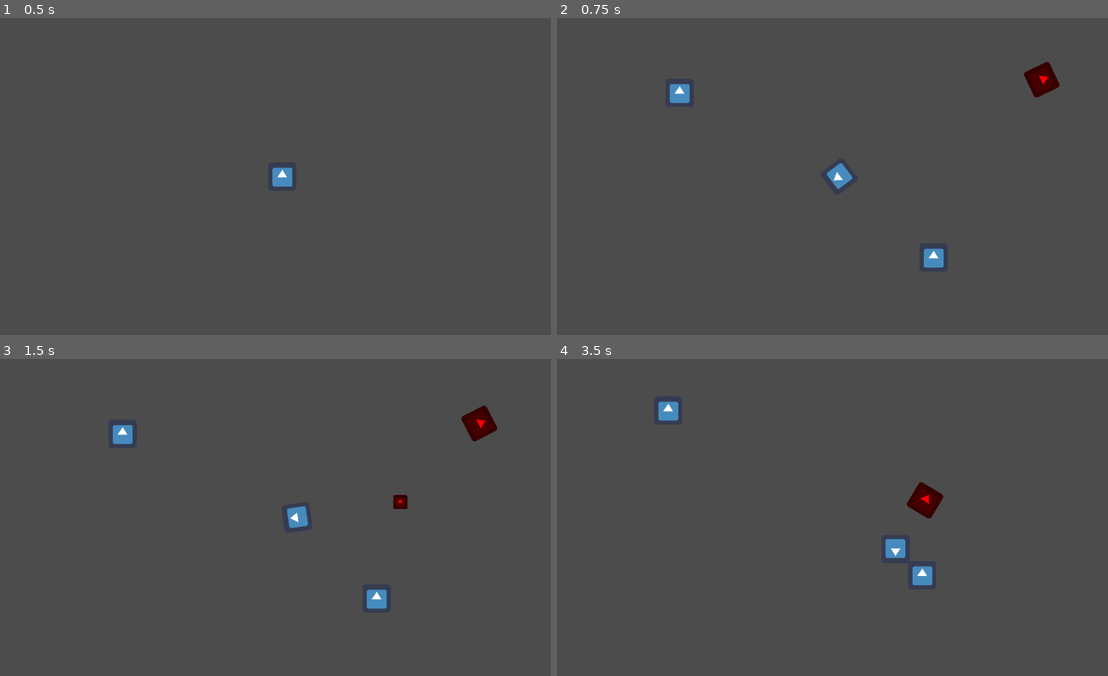
Above: before the commit, frames 1-4 (two rows, left to right).
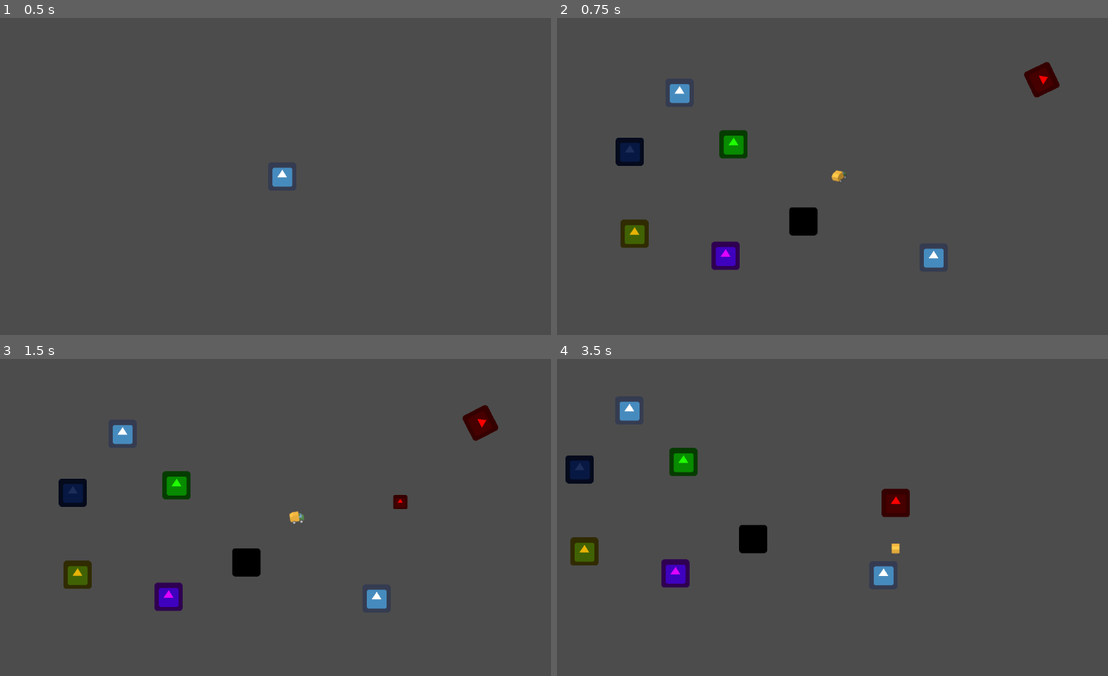
Above: after the commit, the same moments.

Repository: cypher31/mega_cat
Game: Godot game, scene res://scenes/main.tscn
Same seed, same stepped clock (60 frames per second), same inputs: the game is played once before the commit and once after it. The engine's default icon, where the game draws it, is replaced by a stand-in: a white triangle on a blue panel in a dark square.
Inputs (mouse positions are in pixels of both pictures, inside the frame that each line leads up to):
- Up to frame 1 (0.5 s): no input
- Up to frame 2 (0.75 s): click (838, 176) at 0.5 s
- Up to frame 3 (1.5 s): tap Enter at 1.25 s; move the mouse to (407, 501) at 1.27 s; press the mouse at (407, 501) at 1.28 s; hold Right (direction_right) from 1.28 s (still down)
- Up to frame 4 (3.5 s): move the mouse to (727, 533) at 2.02 s; release Right (direction_right) at 2.03 s; release the mouse at (727, 533) at 2.03 s; hold Down (direction_down) 2.03-2.78 s; click (727, 533) at 2.1 s; move the mouse to (893, 447) at 2.77 s; press the mouse at (893, 447) at 2.78 s; hold Right (direction_right) from 2.78 s (still down)

Frame 1 is identical in both runs. In frame 2, 2.5% of the frame differs, in the area x 10-54%, y 35-80%; in frame 3, 2.6%; in frame 4, 4.2%, in the area x 1-71%, y 13-72%.

Commit message:
Sprite rotation

Diff:
--- a/scenes/main_world.tscn
+++ b/scenes/main_world.tscn
@@ -1,23 +1,51 @@
-[gd_scene load_steps=4 format=2]
+[gd_scene load_steps=10 format=2]
 
-[ext_resource path="res://scenes/player.tscn" type="PackedScene" id=1]
-[ext_resource path="res://scenes/box_test.tscn" type="PackedScene" id=2]
-[ext_resource path="res://scenes/enemy_.tscn" type="PackedScene" id=3]
+[ext_resource path="res://scripts/main_world.gd" type="Script" id=1]
+[ext_resource path="res://scenes/player.tscn" type="PackedScene" id=2]
+[ext_resource path="res://scenes/box_test.tscn" type="PackedScene" id=3]
+[ext_resource path="res://scenes/enemy_.tscn" type="PackedScene" id=4]
+[ext_resource path="res://scenes/power_up_health.tscn" type="PackedScene" id=5]
+[ext_resource path="res://scenes/power_up_rapid_fire.tscn" type="PackedScene" id=6]
+[ext_resource path="res://scenes/power_up_repel_enemies.tscn" type="PackedScene" id=7]
+[ext_resource path="res://scenes/power_up_spawn_swarm.tscn" type="PackedScene" id=8]
+[ext_resource path="res://scenes/power_up_speed_boost.tscn" type="PackedScene" id=9]
 
 [node name="main_world" type="Node2D"]
 
-[node name="KinematicBody2D" parent="." index="0" instance=ExtResource( 1 )]
+script = ExtResource( 1 )
+
+[node name="KinematicBody2D" parent="." index="0" instance=ExtResource( 2 )]
 
 position = Vector2( -0.46376, -0.629963 )
 
-[node name="StaticBody2D" parent="." index="1" instance=ExtResource( 2 )]
+[node name="StaticBody2D" parent="." index="1" instance=ExtResource( 3 )]
 
 position = Vector2( 213.503, 183.427 )
 
-[node name="StaticBody2D2" parent="." index="2" instance=ExtResource( 2 )]
+[node name="StaticBody2D2" parent="." index="2" instance=ExtResource( 3 )]
 
 position = Vector2( -362.71, -190.694 )
 
-[node name="enemy_" parent="." index="3" instance=ExtResource( 3 )]
+[node name="enemy_" parent="." index="3" instance=ExtResource( 4 )]
 
 position = Vector2( 458.959, -220.391 )
+
+[node name="power_up_health" parent="." index="4" instance=ExtResource( 5 )]
+
+position = Vector2( -240.207, -73.6663 )
+
+[node name="power_up_rapid_fire" parent="." index="5" instance=ExtResource( 6 )]
+
+position = Vector2( -475.352, -57.0855 )
+
+[node name="power_up_repel_enemies" parent="." index="6" instance=ExtResource( 7 )]
+
+position = Vector2( -464.801, 129.824 )
+
+[node name="power_up_spawn_swarm" parent="." index="7" instance=ExtResource( 8 )]
+
+position = Vector2( -258.295, 179.567 )
+
+[node name="power_up_speed_boost" parent="." index="8" instance=ExtResource( 9 )]
+
+position = Vector2( -81.9368, 101.185 )
--- a/scenes/player.tscn
+++ b/scenes/player.tscn
@@ -6,14 +6,14 @@
 [sub_resource type="RectangleShape2D" id=1]
 
 custom_solver_bias = 0.0
-extents = Vector2( 30.0383, 30.5998 )
+extents = Vector2( 28.0621, 24.5284 )
 
 [sub_resource type="RectangleShape2D" id=2]
 
 custom_solver_bias = 0.0
 extents = Vector2( 30.3268, 30.0285 )
 
-[node name="KinematicBody2D" type="KinematicBody2D" groups=[
+[node name="KinematicBody2D" type="KinematicBody2D" index="0" groups=[
 "player",
 ]]
 
@@ -26,15 +26,9 @@
 
 [node name="Sprite" type="Sprite" parent="." index="0"]
 
-editor/display_folded = true
 rotation = -1.5708
 texture = ExtResource( 2 )
 _sections_unfolded = [ "Transform" ]
-
-[node name="Position2D" type="Position2D" parent="Sprite" index="0"]
-
-position = Vector2( -0.000252977, 69.8835 )
-rotation = 1.5708
 
 [node name="CollisionShape2D" type="CollisionShape2D" parent="." index="1"]
 
@@ -93,6 +87,10 @@
 one_shot = false
 autostart = false
 
+[node name="Position2D" type="Position2D" parent="." index="6"]
+
+position = Vector2( 69.8835, -5.52973e-10 )
+
 [connection signal="area_entered" from="collision_area" to="." method="_on_collision_area_area_entered"]
 
 [connection signal="body_entered" from="collision_area" to="." method="_on_collision_area_body_entered"]
--- a/scripts/player.gd
+++ b/scripts/player.gd
@@ -8,6 +8,7 @@
 var player_health = 50
 var player_speed = 10000
 var player_shot_speed
+var sprite_array = []
 
 #power_up_mods multipliers to timers
 var speed_boost = 1.5
@@ -32,9 +33,15 @@
 	#connect signals
 	connect("repel", get_node("/root/global").main, "_power_up")
 	connect("spawn_swarm", get_node("/root/global").main, "_power_up")
+
+	for i in range(1, 9):
+		sprite_array.append(load("res://Assets/player_sprite/player_sprite"  + "_" + str(i) + ".png"))
+		print(i)
+
 	pass
 
 func _process(delta):
+	_rotate_sprite()
 	look_at(get_global_mouse_position())
 
 	#upwards movement
@@ -84,7 +91,7 @@
 		var projectile = get_node("/root/global").scene_loader["bullet"].instance();
 		add_child(projectile);
 
-		projectile.set_global_position(get_node("Sprite/Position2D").get_global_position())
+		projectile.set_global_position(get_node("Position2D").get_global_position())
 
 	pass
 
@@ -117,6 +124,68 @@
 
 	pass
 
+
+
+func _rotate_sprite():
+	var sprite_rot = rad2deg(get_global_rotation())
+
+	var start = -90
+	var rot_mod = 45 / 2
+	print(sprite_rot)
+	print(start - rot_mod)
+	if sprite_rot > (-112.5) and sprite_rot < (-67.5) and sprite_rot < 0:
+		get_node("Sprite").set_texture(sprite_array[0])
+		set_rotation(-(45 + 22.5))
+		get_node("Sprite").set_rotation(deg2rad(90))
+#		get_node("Sprite").set_flip_h(false)
+	elif sprite_rot > (-157.5) and sprite_rot < (-112.5) and sprite_rot < 0:
+		get_node("Sprite").set_texture(sprite_array[1])
+		set_rotation(-(45 + 22.5))
+		get_node("Sprite").set_rotation(deg2rad(90+45))
+#		get_node("Sprite").set_flip_h(false)
+	elif sprite_rot > (-180) and sprite_rot < (-157.5) and sprite_rot < 0:
+		get_node("Sprite").set_texture(sprite_array[2])
+		set_rotation(-(45 + 22.5))
+		get_node("Sprite").set_rotation(deg2rad(90+45+22.5))
+#		get_node("Sprite").set_flip_h(false)
+	elif sprite_rot < (180) and sprite_rot > (157.5) and sprite_rot > 0:
+		get_node("Sprite").set_texture(sprite_array[2])
+		set_rotation(-(45 + 22.5))
+		get_node("Sprite").set_rotation(deg2rad(90+45+22.5))
+#		get_node("Sprite").set_flip_h(false)
+	elif sprite_rot < (157.5) and sprite_rot > (117.5) and sprite_rot > 0:
+		get_node("Sprite").set_texture(sprite_array[3])
+		set_rotation(-(45 + 22.5))
+		get_node("Sprite").set_rotation(deg2rad(-90-45-22.5))
+#		get_node("Sprite").set_flip_h(false)
+	elif sprite_rot < (117.5) and sprite_rot > (117.5 - 45) and sprite_rot > 0:
+		get_node("Sprite").set_texture(sprite_array[4])
+		set_rotation(-(45 + 22.5))
+		get_node("Sprite").set_rotation(deg2rad(-90))
+#		get_node("Sprite").set_flip_h(false)
+	elif sprite_rot < (72.5) and sprite_rot > (72.5 - 45) and sprite_rot > 0:
+		get_node("Sprite").set_texture(sprite_array[5])
+		set_rotation(-(45 + 22.5))
+		get_node("Sprite").set_rotation(deg2rad(-90+45+22.5))
+#		get_node("Sprite").set_flip_h(false)
+	elif sprite_rot < (72.5 - 45) and sprite_rot > (0) and sprite_rot > 0:
+		get_node("Sprite").set_texture(sprite_array[6])
+		set_rotation(-(45 + 22.5))
+		get_node("Sprite").set_rotation(deg2rad(-90+45+22.5+22.5))
+#		get_node("Sprite").set_flip_h(false)
+	elif sprite_rot < (0) and sprite_rot > (-22.5) and sprite_rot < 0:
+		get_node("Sprite").set_texture(sprite_array[6])
+		set_rotation(-(45 + 22.5))
+		get_node("Sprite").set_rotation(deg2rad(-90+45+22.5+22.5))
+#		get_node("Sprite").set_flip_h(false)
+	elif sprite_rot < (-22.5) and sprite_rot > (-22.5-45) and sprite_rot < 0:
+		get_node("Sprite").set_texture(sprite_array[7])
+		set_rotation(-(45 + 22.5))
+		get_node("Sprite").set_rotation(deg2rad(-90+45+22.5+22.5+22.5))
+#		get_node("Sprite").set_flip_h(false
+	pass
+
+
 func _on_collision_area_body_entered( body ):
 	if body.is_in_group("enemy"):
 		var enemy_position = body.get_global_position()
--- a/scripts/projectile.gd
+++ b/scripts/projectile.gd
@@ -15,7 +15,7 @@
 	set_as_toplevel(true);
 
 	var mousePositionStart = get_global_mouse_position()
-	var playerCurrentRotation = player.get_node("Sprite/Position2D").get_rotation()
+	var playerCurrentRotation = player.get_node("Position2D").get_rotation()
 
 	var direction = (get_global_mouse_position() - get_global_position()).normalized()
 	linear_velocity = direction * shotspeed
Not shown, added: assets/player_sprite/garbage_E.png.import
Not shown, added: assets/player_sprite/garbage_N.png.import
Not shown, added: assets/player_sprite/garbage_NE.png.import
Not shown, added: assets/player_sprite/garbage_NW.png.import
Not shown, added: assets/player_sprite/garbage_S.png.import
Not shown, added: assets/player_sprite/garbage_SE.png.import
Not shown, added: assets/player_sprite/garbage_SW.png.import
Not shown, added: assets/player_sprite/garbage_W.png.import
Binary file added: assets/player_sprite/player_sprite_1.png
Not shown, added: assets/player_sprite/player_sprite_1.png.import
Binary file added: assets/player_sprite/player_sprite_2.png
Not shown, added: assets/player_sprite/player_sprite_2.png.import
(and 12 more such lines)
